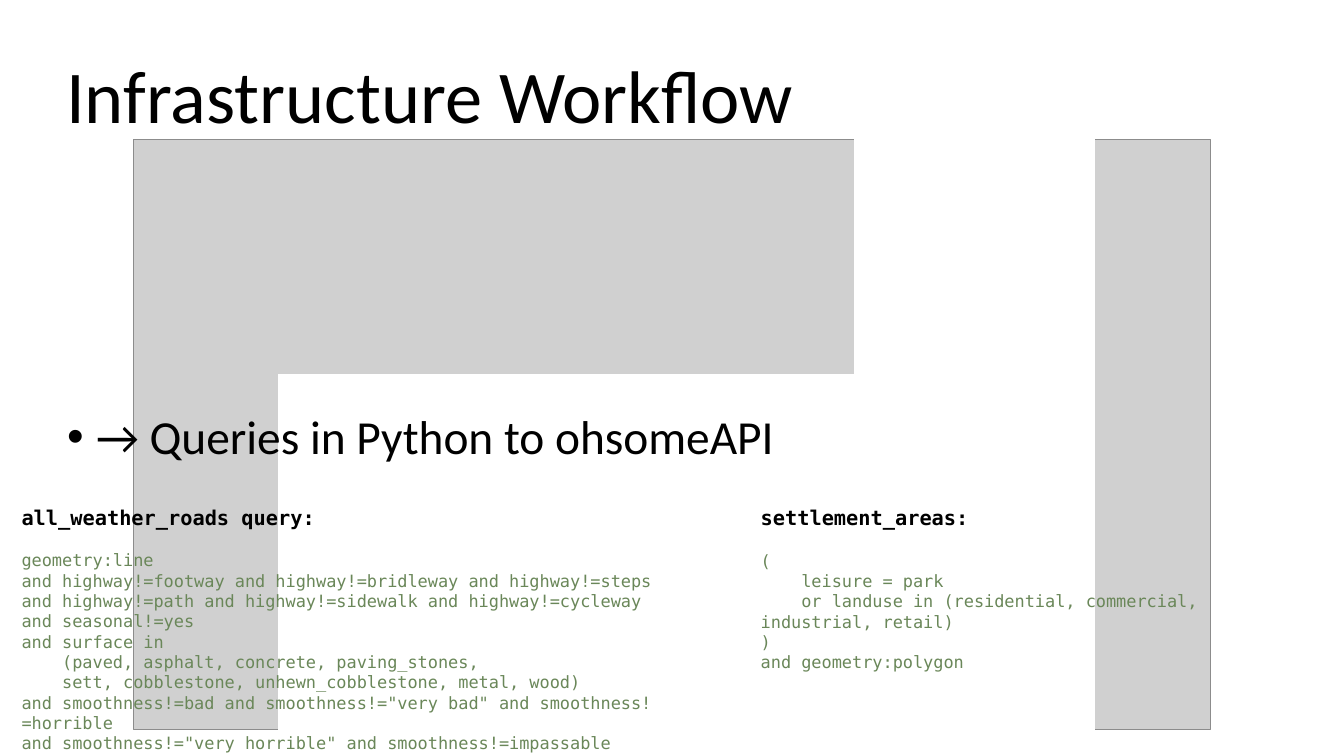
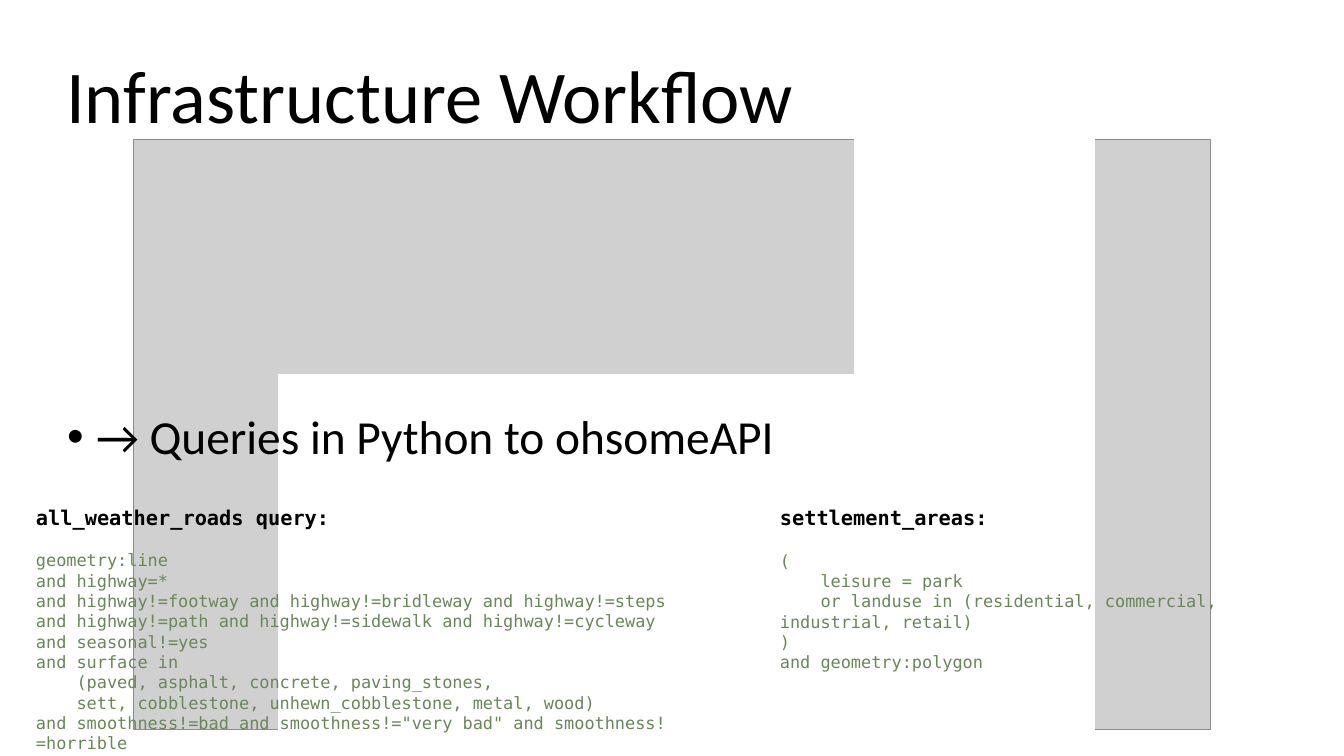
Before and after one commit to ElJocho/australia_infrastrucure, a slide deck: slide 3 of data/things_for_the_praesi/settlement_workflow.odp. Drawn at 1344x756 pixels with LibreOffice and Linux fonts; fonts in the diff are those of the drawing; grey boxes stand for pictures. Boxes give left, top, right and bottom in pixels: in the first picture for what was removed or moved away, otherwise in the second. Text is boxed around its words. In the diff, an @@ line names an element or a change of style, - is before the commit and + after.

```diff
--- a/data/things_for_the_praesi/settlement_workflow.odp
+++ b/data/things_for_the_praesi/settlement_workflow.odp
@@ text "all_weather_roads query:": place and size @@
-text "all_weather_roads query:" at [22,509,652,753]
+text "all_weather_roads query:" at [36,509,666,749]
@@ text "settlement_areas:": place and size @@
-text "settlement_areas:" at [761,509,1198,672]
+text "settlement_areas:" at [780,509,1217,672]
@@ text at [36,553,666,749]: text changed @@
-geometry:line
-and highway!=footway and highway!=bridleway and highway!=steps
-and highway!=path and highway!=sidewalk and highway!=cycleway
-and seasonal!=yes
-and surface in
-(paved, asphalt, concrete, paving_stones,
-sett, cobblestone, unhewn_cobblestone, metal, wood)
-and smoothness!=bad and smoothness!="very bad" and smoothness!=horrible
-and smoothness!="very horrible" and smoothness!=impassable
+geometry:line
+and highway=*
+and highway!=footway and highway!=bridleway and highway!=steps
+and highway!=path and highway!=sidewalk and highway!=cycleway
+and seasonal!=yes
+and surface in
+(paved, asphalt, concrete, paving_stones,
+sett, cobblestone, unhewn_cobblestone, metal, wood)
+and smoothness!=bad and smoothness!="very bad" and smoothness!=horrible
+and smoothness!="very horrible" and smoothness!=impassable
```
Also in this commit, not shown: 2 slides added, 1 other file.
